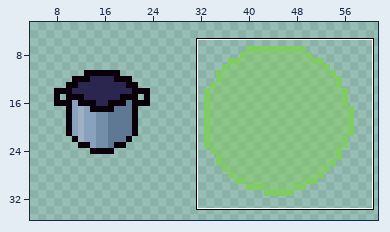
Two states of a sprite sheet, assets/placeholder/pot.png. The first picture is a wide view before the edit; the outline marks the close-up.
Close-up. Before the edit:
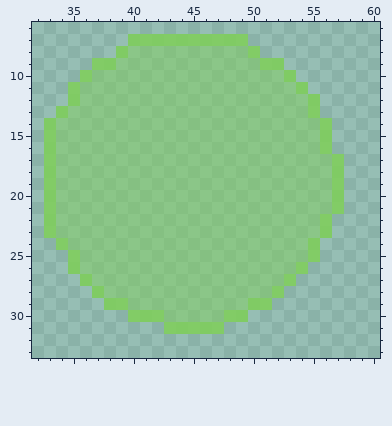
The file is 128x128 pixels. Shown: x 32..60, y 6..33. The wide view leaves out empty margins.
Once edited:
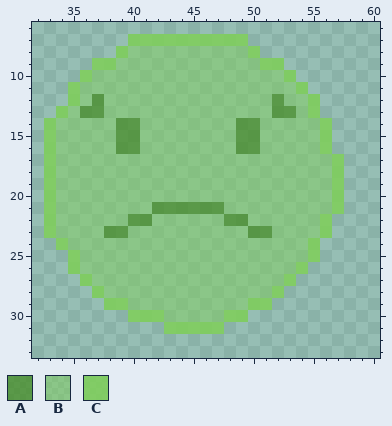
Palette (. is transparent): A #458c25be  B #7fce5b7d  C #7fce5be0
The edit:
@@ x 32..60 @@
 11 ...CBBBBBBBBBBBBBBBBBBC......
-12 ...CBBBBBBBBBBBBBBBBBBBC.....
-13 ..CBBBBBBBBBBBBBBBBBBBBC.....
-14 .CBBBBBBBBBBBBBBBBBBBBBBC....
-15 .CBBBBBBBBBBBBBBBBBBBBBBC....
-16 .CBBBBBBBBBBBBBBBBBBBBBBC....
+12 ...CBABBBBBBBBBBBBBBABBC.....
+13 ..CBAABBBBBBBBBBBBBBAABC.....
+14 .CBBBBBAABBBBBBBBAABBBBBC....
+15 .CBBBBBAABBBBBBBBAABBBBBC....
+16 .CBBBBBAABBBBBBBBAABBBBBC....
 17 .CBBBBBBBBBBBBBBBBBBBBBBBC...
@@ x 36..53 @@
 20 BBBBBBBBBBBBBBBBBB
-21 BBBBBBBBBBBBBBBBBB
-22 BBBBBBBBBBBBBBBBBB
-23 BBBBBBBBBBBBBBBBBB
+21 BBBBBBAAAAAABBBBBB
+22 BBBBAABBBBBBAABBBB
+23 BBAABBBBBBBBBBAABB
 24 BBBBBBBBBBBBBBBBBB
Pixel boxes of the changes (left, top, right, bottom) in both close-ups:
changed: (80, 94, 140, 154)
changed: (236, 94, 296, 154)
changed: (104, 202, 272, 238)
